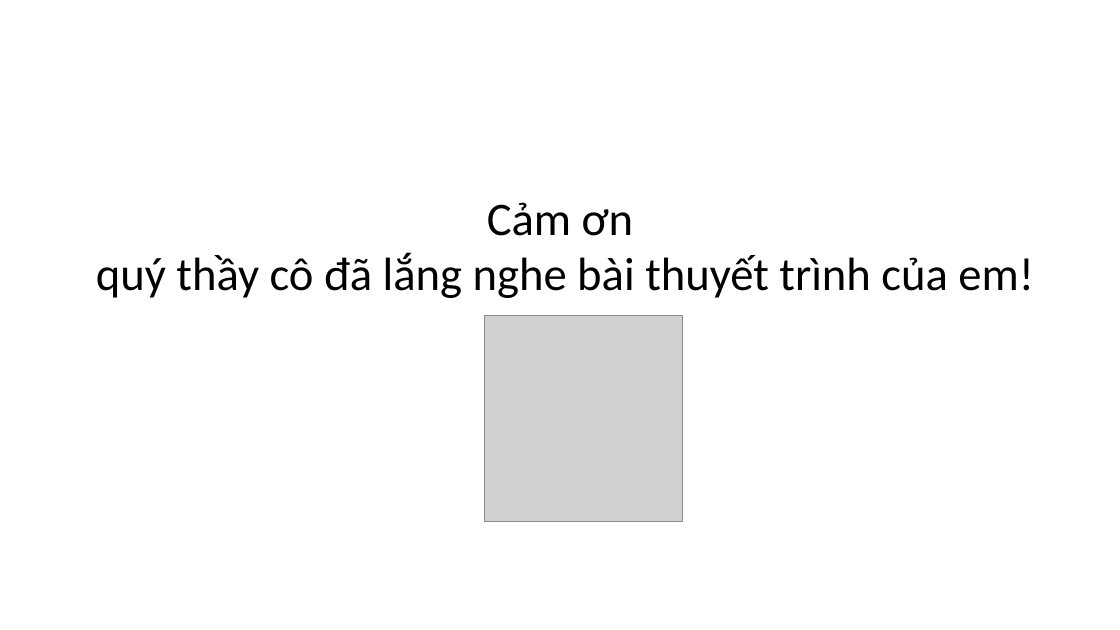
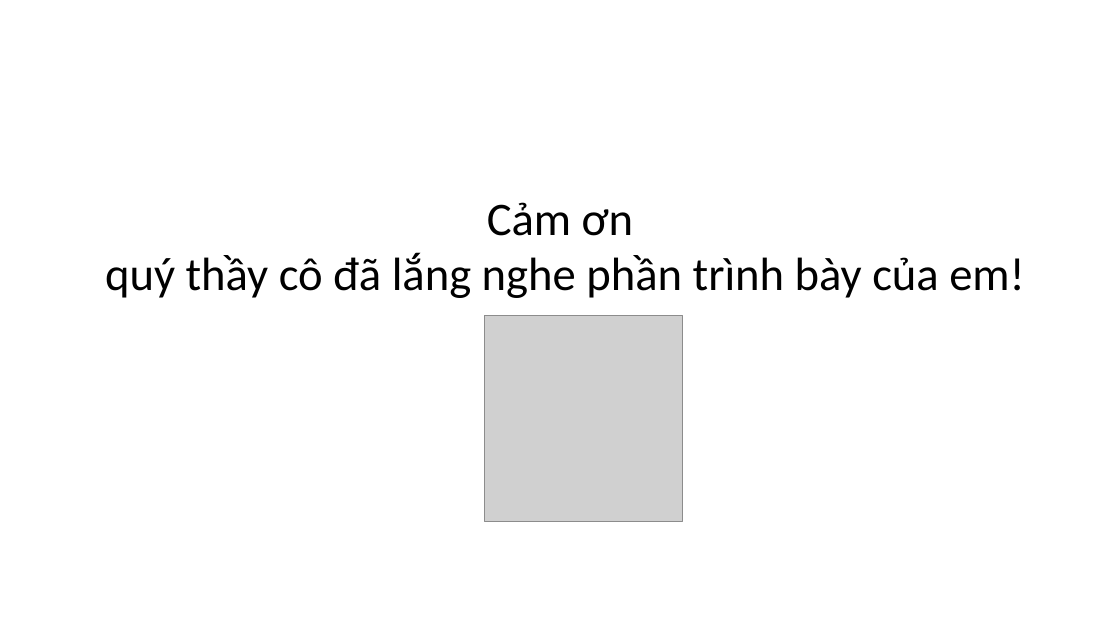
Before and after one commit to PhamDuyTan333/cn-da22ttd-phamduytan-timvieclam-php, a slide deck: slide 13 of thesis/abs/DOANCN_PhamDuyTan.pptx. Drawn at 1120x630 pixels with LibreOffice and Linux fonts; fonts in the diff are those of the drawing; grey boxes stand for pictures; background and template pictures are left out. Boxes give left, top, right and bottom in pixels: in the first picture for what was removed or moved away, otherwise in the second. Text is boxed around its words. In the diff, an @@ line names an element or a change of style, - is before the commit and + after.

Commit message:
up pptx 2512

```diff
--- a/thesis/abs/DOANCN_PhamDuyTan.pptx
+++ b/thesis/abs/DOANCN_PhamDuyTan.pptx
@@ text at [105, 252, 1025, 298]: text changed @@
-quý thầy cô đã lắng nghe bài thuyết trình của em!
+quý thầy cô đã lắng nghe phần trình bày của em!
```
Also in this commit, not shown: 10 other slides changed.
